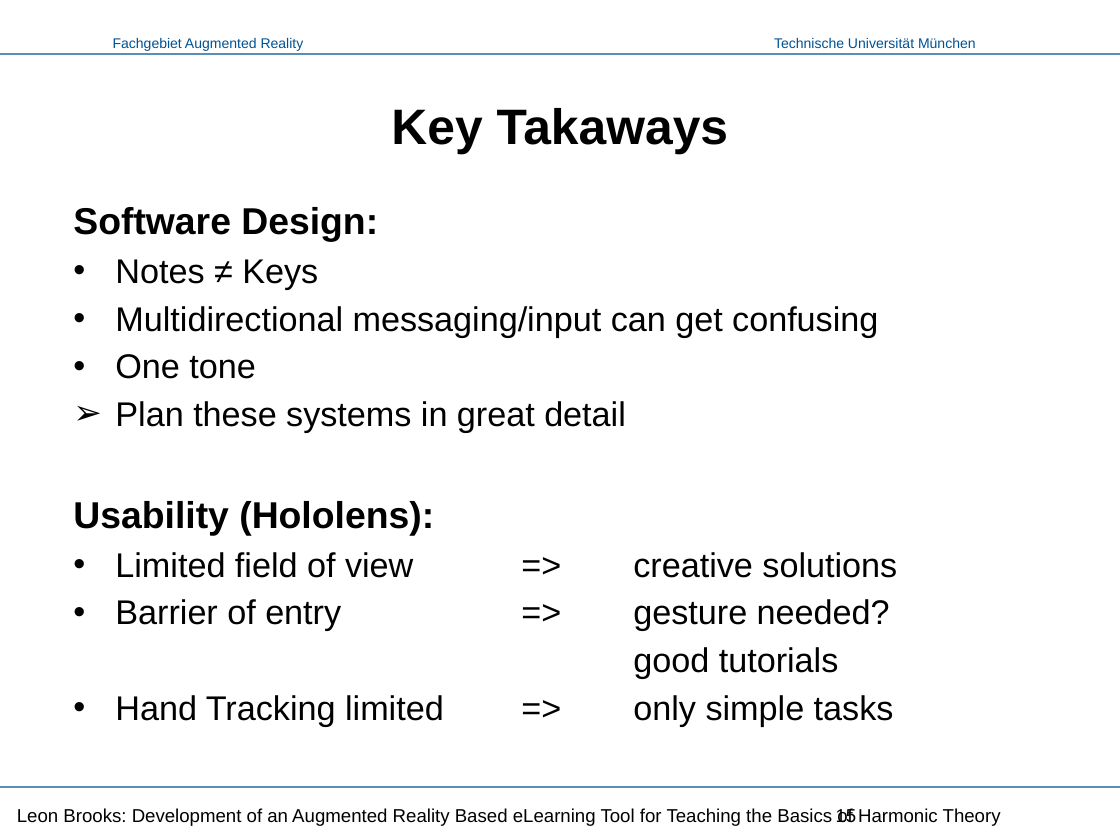
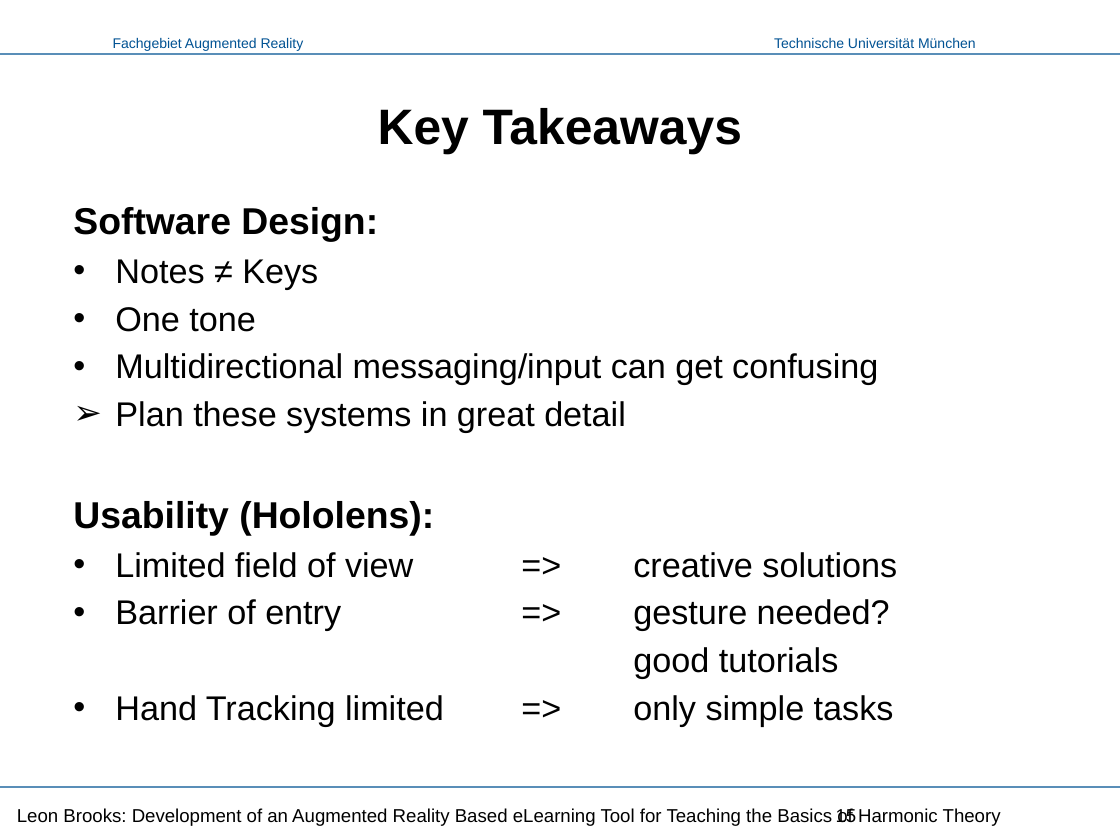
Before and after one commit to LeonBrooks/AR-Music-Theory-eLearing, a slide deck: slide 15 of Presentation/Music Vision - Presentation.pptx. Drawn at 1120x840 pixels with LibreOffice and Linux fonts; fonts in the diff are those of the drawing; background and template pictures are left out. Boxes give left, top, right and bottom in pixels: in the first picture for what was removed or moved away, otherwise in the second. Text is boxed around its words. In the diff, an @@ line names an element or a change of style, - is before the commit and + after.

```diff
--- a/Presentation/Music Vision - Presentation.pptx
+++ b/Presentation/Music Vision - Presentation.pptx
@@ title at (x1=378, y1=108, x2=742, y2=155): text changed @@
-Key Takaways
+Key Takeaways
@@ text at (x1=115, y1=307, x2=255, y2=332): paragraph added @@
+• One tone
@@ text at (x1=115, y1=354, x2=255, y2=379): paragraph removed @@
-• One tone
```
Also in this commit, not shown: 3 other slides changed.
